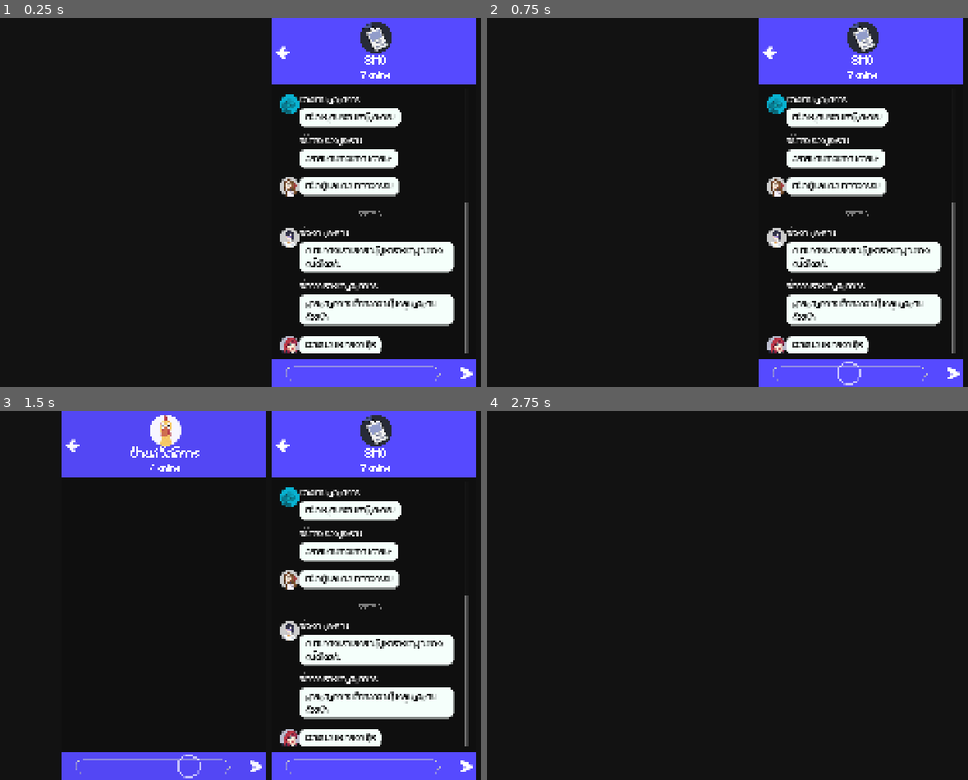
Above: before the commit, frames 1-4 (two rows, left to right).
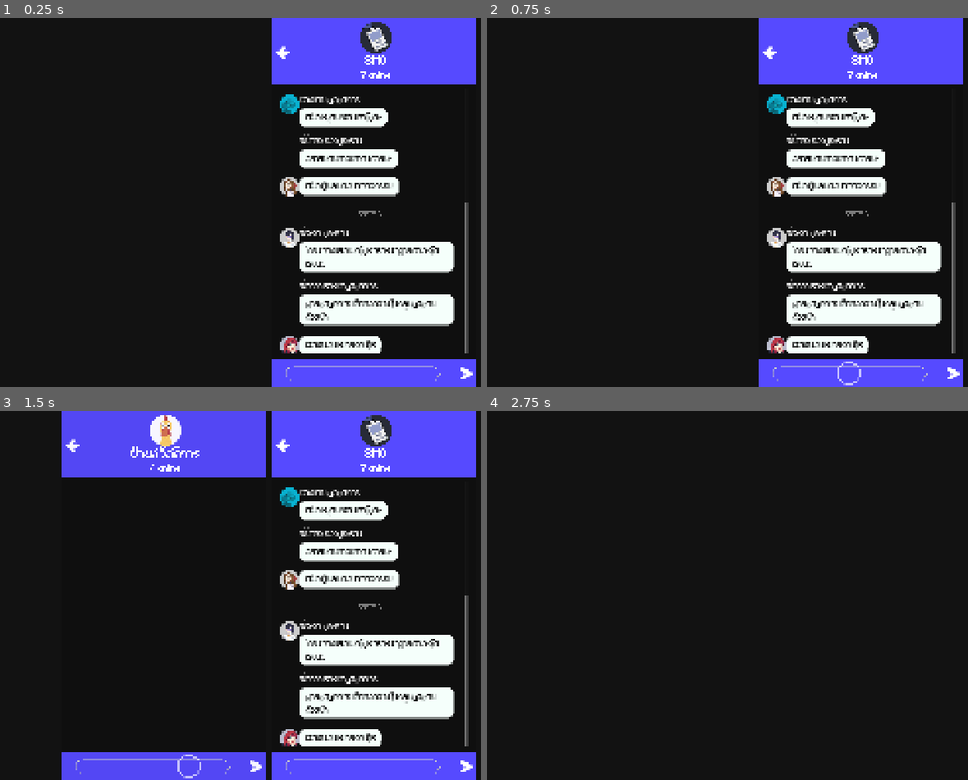
Above: after the commit, the same moments.

Repository: pnadda-boop/Game-smo
Game: Godot game, scene res://Chat.tscn
Two runs of this game, one before a commit and one after it. Both use one fixed random seed, a clock stepped at 60 frames per second and the inputs below. This scene is started directly instead of the project's main scene. Sound files missing from this copy of the repository are replaced by a short silence.
Inputs (mouse positions are in pixels of both pictures, inside the frame that each line leads up to):
- Up to frame 1 (0.25 s): no input
- Up to frame 2 (0.75 s): click (847, 372) at 0.52 s; type "12" at 0.6 s
- Up to frame 3 (1.5 s): click (187, 765) at 1.27 s; type "12" at 1.35 s
- Up to frame 4 (2.75 s): click (770, 444) at 2.02 s

The runs differ from the first frame. In frame 1, 0.7% of the frame differs, in the area x 63-93%, y 24-68%; in frame 2, 0.7%; in frame 3, 0.7%; in frame 4, nothing differs.

Commit message:
feat: แชท — บทที่มาถึงตอนเหตุการณ์เกิด (EVENTS) + คุยจบแล้วเปลี่ยนฉาก
EVENTS แยกจาก INCOMING เพราะ INCOMING[group] ถูกเล่นทุกครั้งที่เปิดห้องนั้น
ข้อความของโชที่ควรมาหลังวางกล่อง จะไปโผล่ที่ฉาก wokeup ตั้งแต่ตอนเช้า
ทั้งที่ผู้เล่นยังไม่ได้หยิบกล่องด้วยซ้ำ
· group ชี้กลุ่มเดิมได้ ไม่ต้องสร้างกลุ่มใหม่ — กลุ่มคือ "ห้องคุย" ไม่ใช่ "ฉากของเนื้อเรื่อง"

คุยจบแล้วเปลี่ยนฉาก (end_after_group / end_scene / end_intro_id)
ล็อกอินพุตทันที -> หน่วง -> เฟด พร้อมฝาก GameState.pending_intro

Co-Authored-By: Claude Opus 5 <noreply@anthropic.com>

Diff:
--- a/chat_database.gd
+++ b/chat_database.gd
@@ -98,11 +98,11 @@
 		},
 		{"sender": "somsom", "text": "รับทราบค่ะ"},
 		{"sender": "chochang", "text": "ใครไม่มีรถขึ้นมอ ทักมาหาพี่นะครับ"},
-		{"sender": "kaem", "text": "เดี๋ยวหนูกับเพื่อนทักไปค่ะครับ"},
+		{"sender": "kaem", "text": "เดี๋ยวหนูกับเพื่อนทักไปค่ะ"},
 		{"sender": "namking", "text": "อย่าลืมกินข้าวเช้ากันด้วยนะ"},
 		{"sender": "namking", "text": "เดี๋ยวเป็นลมตอนทำกิจกรรม"},
 		{"time": "06:30 น."},
-		{"sender": "jaja", "text": "คนที่มาถึงแล้วแยกย้ายไปหาหัวหน้าฝ่ายของตนได้เลยค่ะ"},
+		{"sender": "jaja", "text": "ใครมาถึงแล้วแยกไปหาหัวหน้าฝ่ายตัวเองได้เลยนะ"},
 		## สองข้อความนี้คือเสียงเตือน 2 ครั้งที่ดังตอนน้ำฟ้าเพิ่งตื่นใน wokeup
 		## มาถึงก่อนที่ผู้เล่นจะหยิบโทรศัพท์ขึ้นมาดู -> ต้องขึ้นรออยู่แล้วตอนเปิด UI
 		## และเป็นเหตุผลที่พาผู้เล่นไปกลุ่มฝ่ายสวัสดิการต่อ
@@ -140,6 +140,50 @@
 }
 
 
+## ==============================================
+## บทแชทที่ผูกกับ "เหตุการณ์ในเกม" ไม่ใช่กับการเปิดห้อง
+## ==============================================
+## 🚨 **ทำไมไม่ใช้ `INCOMING` ที่มีอยู่แล้ว**
+## `INCOMING[group]` ถูกเล่น**ทุกครั้งที่เปิดห้องนั้น** — เอาข้อความของโชไปใส่ที่นั่น
+## ฉาก `wokeup` จะเล่นมันตั้งแต่ตอนเช้า ทั้งที่ผู้เล่นยังไม่ได้วางกล่องด้วยซ้ำ
+##
+## เส้นแบ่งของสามตัวคือ **"อะไรเป็นตัวสั่งให้ข้อความมาถึง"**
+##
+## | ตัว | มาถึงเมื่อ |
+## |---|---|
+## | `HISTORY` | มาถึงก่อนผู้เล่นเปิดโทรศัพท์ — ขึ้นครบทันทีตอนเปิดห้อง |
+## | `INCOMING` | มาถึงตอนผู้เล่นเปิดห้องนั้นดูอยู่ |
+## | `EVENTS` | มาถึงตอน**เหตุการณ์ในฉากเกิดขึ้น** (วางกล่องเสร็จ ฯลฯ) |
+##
+## ⚠️ **`group` ชี้กลุ่มเดิมได้** — ข้อความของโชอยู่ในกลุ่ม SMO กลุ่มเดียวกับตอนเช้า
+## เปิดขึ้นมาจะเห็นประวัติเช้าอยู่ครบแล้วข้อความใหม่ต่อท้าย เหมือนแอปแชทจริง
+## (ไม่ต้องสร้างกลุ่มใหม่ กลุ่มคือ "ห้องคุย" ไม่ใช่ "ฉากของเนื้อเรื่อง")
+const EVENTS: Dictionary = {
+	## หลังผู้เล่นเอากล่องไปวางที่ห้องรับรองชั้น 2 เสร็จ
+	"box_delivered": {
+		"group": "smo",
+		"lines": [
+			{"time": "07:10 น."},
+			{"sender": "chochang", "text": "ใครวางของเสร็จแล้ว มาเอาเบรคเช้าไปก่อนเลยนะครับ"},
+			{"sender": "chochang", "text": "อยู่หน้าห้องประชุม"},
+		],
+	},
+}
+
+
+## ดึงบทของเหตุการณ์ทั้งก้อน คืน {} ถ้าไม่พบ
+##
+## ⚠️ `push_error` ตอนหาไม่เจอ ไม่ใช่คืนค่าว่างเงียบ ๆ — พิมพ์คีย์ผิดแล้วเงียบ
+## = แชทเด้งขึ้นมาแล้วไม่มีข้อความอะไรเข้ามาเลย ซึ่งดูเหมือนระบบแชทพัง
+## ไม่ใช่เหมือน "พิมพ์ชื่อเหตุการณ์ผิด"
+func get_event(event_id: String) -> Dictionary:
+	if not EVENTS.has(event_id):
+		push_error("ไม่พบเหตุการณ์ '%s' ใน ChatDatabase.EVENTS (ที่มี: %s)" \
+			% [event_id, ", ".join(PackedStringArray(EVENTS.keys()))])
+		return {}
+	return EVENTS[event_id]
+
+
 func get_history(group_id: String) -> Array:
 	return HISTORY.get(group_id, [])
 
--- a/chat_group.gd
+++ b/chat_group.gd
@@ -78,6 +78,12 @@
 @export var choice_text_color: Color = Color(1, 1, 1, 1)
 ## สีตอนเอาเมาส์ชี้ - ทึบขึ้นเพื่อบอกว่ากำลังจะกดอันนี้
 @export var choice_hover_bg: Color = Color(0.33733332, 0.29000002, 1, 1)
+## ระยะขอบในปุ่ม — ขอบกล่องถึงตัวอักษร (เดิม hardcode ไว้ที่ 16 / 10)
+##
+## ⚠️ `_make_choice_button()` บวก `choice_padding_h * 2` เข้าไปในความกว้างที่ปักไว้ด้วย
+## ปุ่มเปิด autowrap ซึ่งมี minimum width เกือบศูนย์ — ไม่บวกเผื่อ ข้อความจะตกบรรทัดเร็วกว่าที่ควร
+@export var choice_padding_h: float = 16.0
+@export var choice_padding_v: float = 10.0
 ## เวลาที่ตัวเลือกค่อย ๆ จางเข้ามา
 @export var choice_fade_time: float = 0.25
 @export_group("")
@@ -497,8 +503,9 @@
 		var widest := 0.0
 		for line in text.split("\n"):
 			widest = maxf(widest, font.get_string_size(line, HORIZONTAL_ALIGNMENT_LEFT, -1, choice_font_size).x)
-		## +32 เผื่อ content margin ซ้ายขวาของ StyleBox
-		btn.custom_minimum_size.x = minf(widest + 32.0, choice_max_width)
+		## บวกระยะขอบซ้ายขวาของ StyleBox กลับเข้าไป (เดิมเป็นเลข 32 ตายตัว = 16 × 2)
+		## อ่านจาก @export ตัวเดียวกับที่ _choice_style() ใช้ ปรับระยะขอบแล้วความกว้างตามเอง
+		btn.custom_minimum_size.x = minf(widest + choice_padding_h * 2.0, choice_max_width)
 
 	btn.add_theme_stylebox_override("normal", _choice_style(choice_bg))
 	btn.add_theme_stylebox_override("hover", _choice_style(choice_hover_bg))
@@ -514,10 +521,10 @@
 	sb.border_color = choice_border
 	sb.set_border_width_all(3)
 	sb.set_corner_radius_all(20)
-	sb.content_margin_left = 16
-	sb.content_margin_right = 16
-	sb.content_margin_top = 10
-	sb.content_margin_bottom = 10
+	sb.content_margin_left = choice_padding_h
+	sb.content_margin_right = choice_padding_h
+	sb.content_margin_top = choice_padding_v
+	sb.content_margin_bottom = choice_padding_v
 	return sb
 
 
--- a/phone.gd
+++ b/phone.gd
@@ -64,6 +64,11 @@
 @export var end_intro_id: String = "arrive_bus"
 @export_group("")
 
+## 🚨 **ไม่สั่งเปลี่ยนเพลงประจำช่วงที่นี่โดยตั้งใจ**
+## ฉาก `wokeup` มีเพลงของตัวเอง (โหนด `BG` ในซีน) — สั่งเพลงใหม่ตรงนี้จะเริ่มดัง
+## ตั้งแต่ยังอยู่ในฉากนี้ ซ้อนกับเพลงเดิมระหว่างเฟด
+## เพลงประจำช่วงถัดไปถูกสั่งที่ **ฉากปลายทาง** แทน (`parking.gd`) — ดู CLAUDE.md หัวข้อเสียง
+
 const SCENE_TRANSITION := preload("res://scene_transition.tscn")
 
 ## หน้ารายการแชท (ไม่บังคับ - ยังไม่มีก็ทำงานได้)
Not shown, changed: CHAT_UI.md
